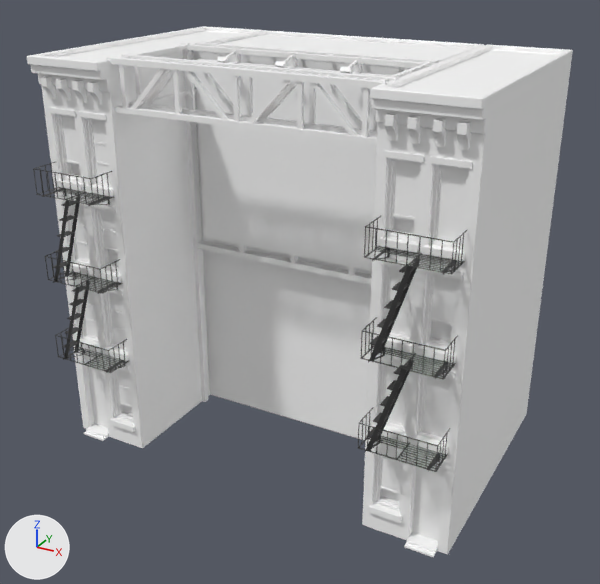
An edit to the FBX model Assets/Resources/Models/BK_Textured.fbx, drawn before and after from the same camera.
Before and after are seen from a 50 mm camera at (0.176, -0.356, 0.113) aimed at (0.005, -0.045, -0.043). The axes (+X, +Y, +Z) are drawn at lower left. The lights are the same throughout. Where no turn or scale is listed for an object, it has been applied to the vertices. Vertices at the same position are counted once.

The first picture shows 'BuildingMiddle', 'BuildingSideL', 'BuildingSideR', 'LadderL', 'LadderR', 'billboard:Billboard'.
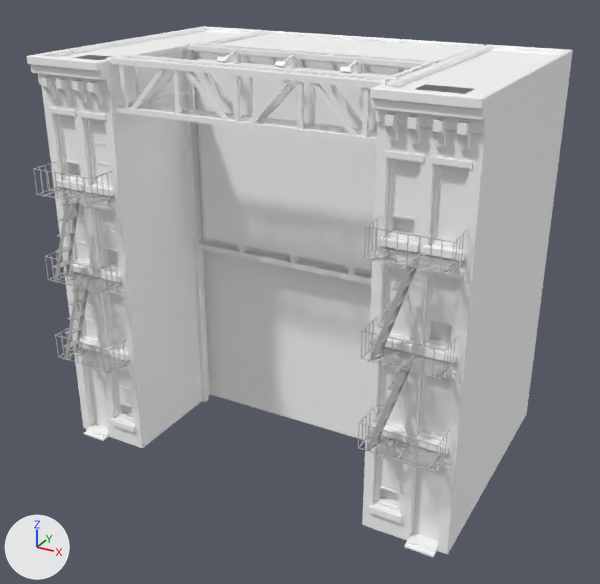
The change, as a list of edits to the scene's bpy script:
```text
Change mat_lambert1:
    mat_lambert1.base_color: (0.035, 0.035, 0.035) -> (0.5, 0.5, 0.5)  # black #353535 -> grey #bcbcbc
Change me_mesh_003:
    used by ob_buildingsider; location = (0.0809, -0.0349, -0.0284)
    remove me_mesh_003.from_pydata(...)  # 1447 vertices, 1346 faces; spans x -0.019..0.019, y -0.064..0.064, z -0.093..0.093
    add me_mesh_003.from_pydata(...)  # 1595 vertices, 1491 faces; spans x -0.019..0.019, y -0.064..0.064, z -0.093..0.093
    me_mesh_003 part 1
    72 faces are deleted
    76 vertices are added at x -0.019..0.019, y -0.056..-0.038, z -0.093..0.093
    50 new vertices lie (0.0, -0.098, 0.0) away from vertices in x -0.019..0.019, y 0.061, z -0.093..0.08
    22 new vertices lie (0.0, -0.099, 0.0) away from vertices in x -0.019..0.019, y 0.061, z 0.086..0.093
    217 new faces join them
```

Where the change shows, as pixel boxes [x1, y1, x2, y2] in the pictures (600 x 584 px):
'LadderR', recoloured (black to grey): [358, 216, 467, 472] in both
'LadderL', recoloured: [33, 162, 129, 373] in both
part 1 of me_mesh_003, built on: [381, 45, 571, 553] in both
